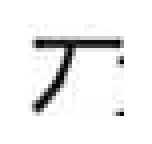
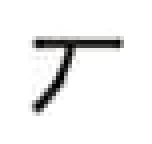
Comparing the layer stacks of the two 152 x 144 images. Changes:
painted on "Pasted Layer" over (28, 24, 124, 116)
